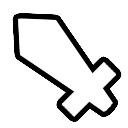
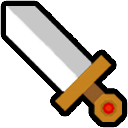
Two versions of the same layered image (w=128, h=128). Layer-by-layer changes:
added layer "icon_sword" above "레이어 1 복사 2" over [6, 6, 122, 122]
hid "레이어 1 복사 2" over [18, 18, 116, 117]
